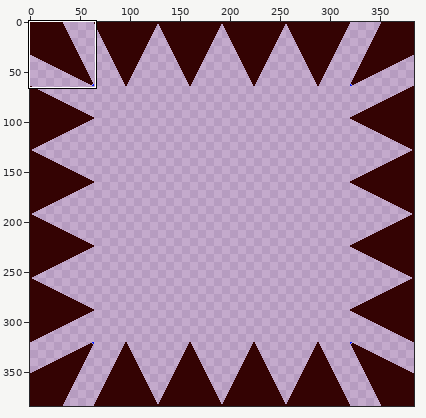
A pixel-art file gets an edit: Veil-of-Colours/Assets/Assets/Environment/DamageLayer.aseprite. The first picture is a wide view before the edit; the outline marks the close-up.
Close-up. The starting point:
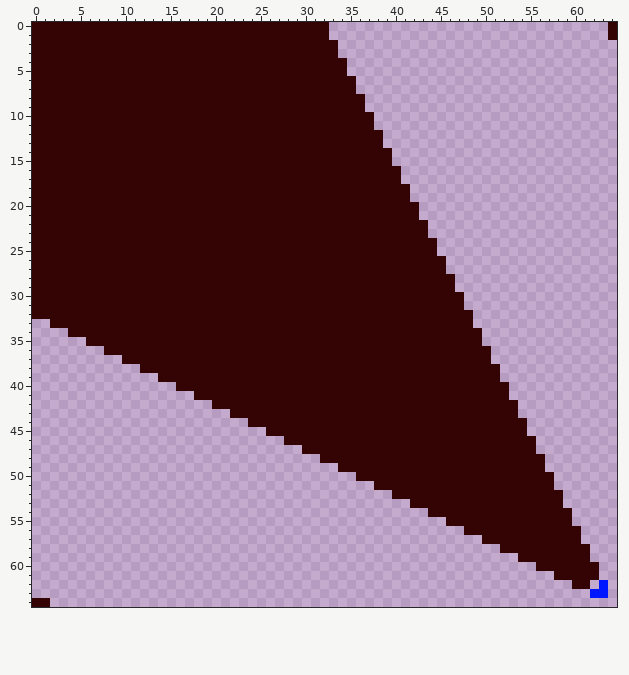
384x384 pixels, 1 frame. Colours within 5 levels of each other are drawn and written as one. Shown: x 0..64, y 0..64. The commit also changed other parts of the picture, which this record leaves out.
The result:
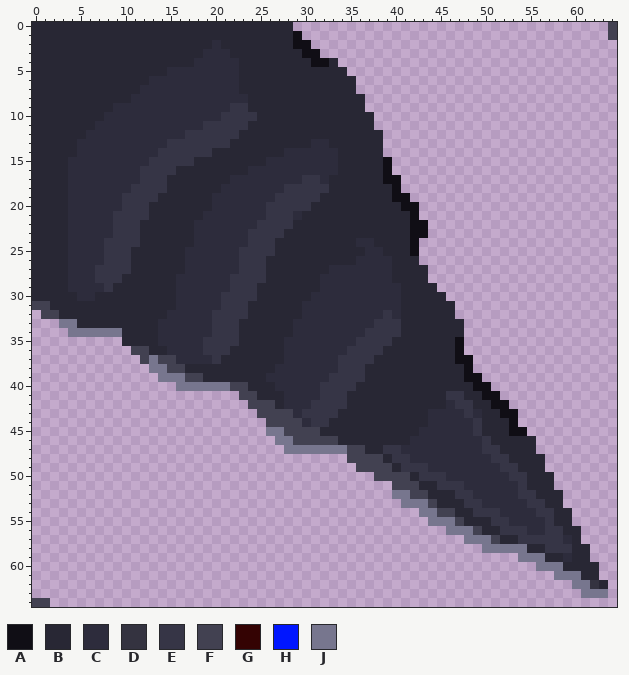
Palette (. is transparent): A #100e15  B #282734  C #2d2c3c  D #343340  E #363546  F #424151  G #340303  H #0016ff  J #77768e
The edit:
Changed rows in their new state; - is an unchanged pixel.
first column x 0:
 0 BBBBBBBBBBBBBBBBBBBBBBBBBBBBB....-------------------------------F
 1 BBBBBBBBBBBBBBBBBBBBBBBBBBBBBA...-------------------------------F
 2 BBBBBBBBBBBBBBBBBBBBCBBBBBBBBAA...-------------------------------
 3 BBBBBBBBBBBBBBBBBBBCCCBBBBBBBBAA..-------------------------------
 4 BBBBBBBBBBBBBBBBBBCCCCCBBBBBBBBAAB.------------------------------
 5 BBBBBBBBBBBBBBBCCCCCCCCBBBBBBBBBBBB------------------------------
 6 BBBBBBBBBBBBBCCCCCCCCCCBBBBBBBBBBBBB-----------------------------
 7 BBBBBBBBBBBBCCCCCCCCCCCBBBBBBBBBBBBB-----------------------------
 8 BBBBBBBBBBBCCCCCCCCCCCCCBBBBBBBBBBBBB----------------------------
 9 BBBBBBBBBCCCCCCCCCCCCCEEBBBBBBBBBBBBB----------------------------
10 BBBBBBBBCCCCCCCCCCCCCEEEEBBBBBBBBBBBBB---------------------------
11 BBBBBBBCCCCCCCCCCCCEEEEEBBBBBBBBBBBBBB---------------------------
12 BBBBBBCCCCCCCCCCCEEEEEEBBBBBBBBBBBBBBBB--------------------------
13 BBBBBCCCCCCCCCCEEEEEEEBBBBBBBBBCCBBBBBB--------------------------
14 BBBBBCCCCCCCCCEEEEEEBBBBBBBBCCCCCCBBBBB.-------------------------
15 BBBBCCCCCCCCCEEEEEBBBBBBBBCCCCCCCCBBBBBA-------------------------
16 BBBBCCCCCCCCEEEEBBBBBBBBCCCCCCCCCCBBBBBA.------------------------
17 BBBBCCCCCCCCEEEBBBBBBBCCCCCCCCEECBBBBBBAA------------------------
18 BBBBCCCCCCCEEEEBBBBBBCCCCCCCEEEEEBBBBBBBA.-----------------------
19 BBBBCCCCCCEEEEBBBBBBCCCCCCCEEEEEBBBBBBBBAA-----------------------
20 BBBBCCCCCCEEEBBBBBBBCCCCCCEEEEEBBBBBBBBBBAA----------------------
21 BBBBCCCCCEEEEBBBBBBCCCCCCCEEECBBBBBBBBBBBBA----------------------
22 BBBBCCCCCEEEBBBBBBCCCCCCCEEEEBBBBBBBBBBBBBAA---------------------
23 BBBBCCCCCEEEBBBBBBCCCCCCEEEEBBBBBBBBBBBBBBAA---------------------
24 BBBBCCCCEEEEBBBBBBCCCCCCEEEBBBBBBBBBCCBBBBA..--------------------
25 BBBBCCCCEEEBBBBBBCCCCCCEEEEBBBBBBBBBBCCBBBA..--------------------
26 BBBBCCCCEEEBBBBBBCCCCCCEEEBBBBBBBBBBCCCCBBB...-------------------
27 BBBBCCCEEEEBBBBBBCCCCCCEEEBBBBBBBCCCCCCCBBBB..-------------------
28 BBBBCCCEEEBBBBBBCCCCCCEEEEBBBBBBCCCCCCCCBBBB...------------------
29 BBBBCCCCEBBBBBBBCCCCCCEEEBBBBBBBCCCCCCCCCBBBB..------------------
30 BBBBBCCBBBBBBBBBCCCCCEEEEBBBBBBCCCCCCCCCCBBBBB..-----------------
31 FFBBBBBBBBBBBBBBCCCCCEEEBBBBBBCCCCCCCCCCCBBBBBB.-----------------
32 .FFBBBBBBBBBBBBCCCCCEEEEBBBBBBCCCCCCCCCECBBBBBB..----------------
33 --.JJBBBBBBBBBCCCCCCEEEBBBBBBCCCCCCCCCEEEBBBBBBB.----------------
34 ----JJJJJJBBBBCCCCCCEEEBBBBBBCCCCCCCCEEEEBBBBBBB..---------------
35 ------....BBBBCCCCCEEEEBBBBBCCCCCCCCEEEEBBBBBBBA..---------------
36 --------...FFBBCCCCEEEBBBBBBCCCCCCCEEEEBBBBBBBBA...--------------
37 ----------..FJFFCCCCEBBBBBBBCCCCCCEEEEBBBBBBBBBAA..--------------
38 ------------.JJFFBBBBBBBBBBCCCCCCCEEEBBBBBBBBBBBA...-------------
39 --------------JJJFFBBBBBBBCCCCCCCEEEEBBBBBBBBBBBAA..-------------
40 ----------------JJJJJJFFBBBCCCCCEEEEBBBBBBBBBBBBBAA..------------
41 ------------------.....FFBBBCCCCEEEBBBBBBBBBBBEEBBAA.------------
42 --------------------....FFFBCCCEEEEBBBBBBBBBBBCEEBBAA.-----------
43 ----------------------...FFFFCEEEEBBBBBBBBBBCCCCECBBAA-----------
44 ------------------------..FFFFCEEBBBBBBBBBBBCCCCCEBBBA.----------
45 --------------------------JJFFFFBBBBBBBBBBBCCCCCCEBBBAA----------
46 ---------------------------JJFFFFFBBBBBBBBCCCCCCCCEBBBBB---------
47 ----------------------------JJJJJJJFFBBEECCCCCCCCCEEBBBB---------
48 --------------------------------...FFFFBEECCCCCCCCCEEBBBB--------
49 ----------------------------------..FFFFBEEECCCCCCCCEEBBB--------
50 ------------------------------------..FFFFBEEECCCCCCCEEBBB-------
51 --------------------------------------..FFFBBEEECCCCCCEBBB-------
52 ----------------------------------------JJFFBBBEECCCCCEEBBB------
53 -----------------------------------------JJJFBBBEECCCCCEEBB------
54 -------------------------------------------JJFFBBEEECCCCEEBB-----
55 --------------------------------------------JJJFBBBEECCCCEBB-----
56 ----------------------------------------------JJJFBBEEECCEEBB----
57 ------------------------------------------------JJJFBBEEEEECB----
58 --------------------------------------------------JJJJJBBEEEBB---
59 ------------------------------------------------------JJJBBCBB---
60 --------------------------------------------------------JJJBBBB--
61 ----------------------------------------------------------JJJBB--
62 ------------------------------------------------------------JJDB-
63 -------------------------------------------------------------JJJ-
64 FF---------------------------------------------------------------
Pixel boxes of the changes (left, top, right, bottom) in both close-ups:
changed: (32, 22, 608, 598)
changed: (608, 22, 617, 40)
changed: (32, 598, 50, 607)
